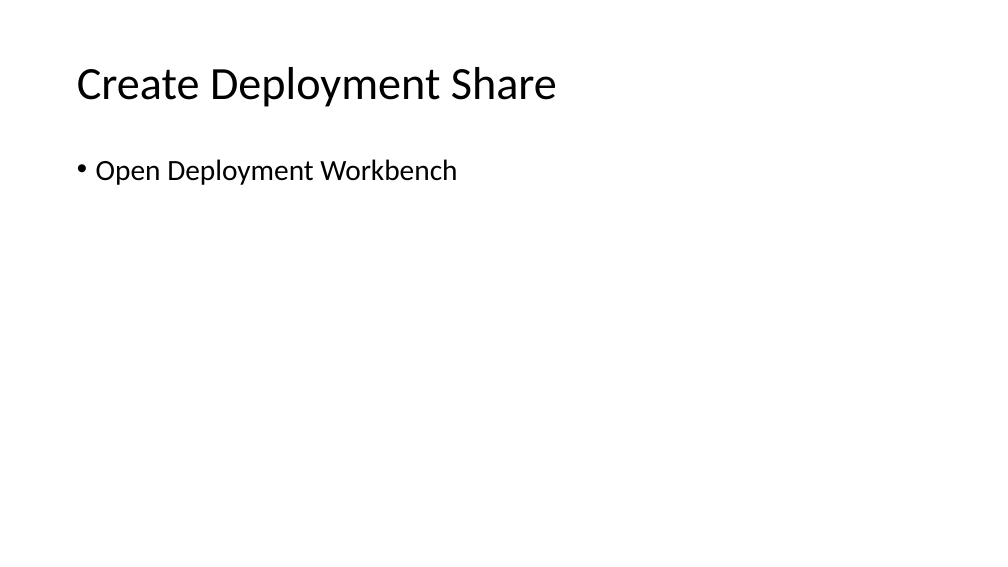
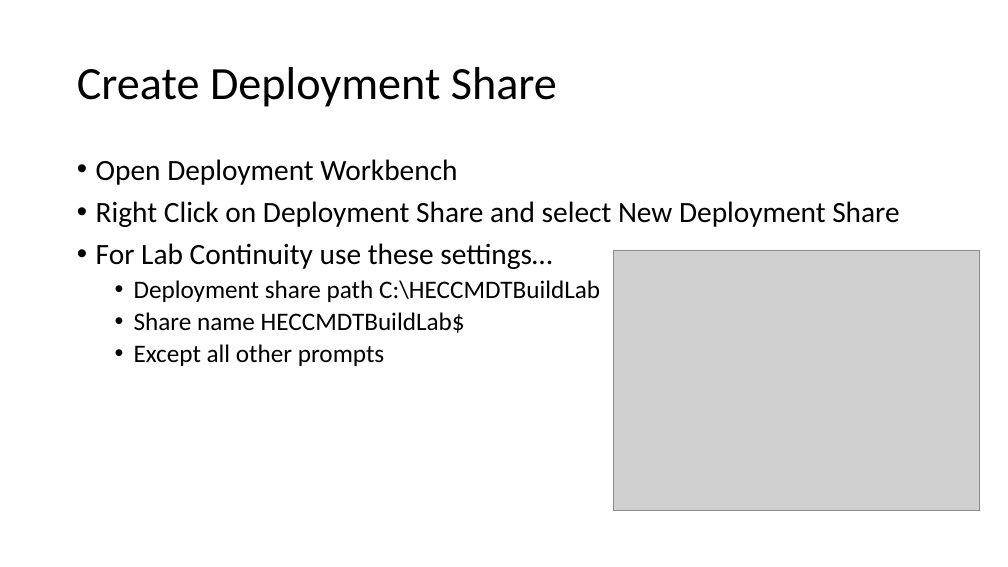
Before and after one commit to fydexx/HECC-2018, a slide deck: slide 7 of Part_01/Section01.pptx. Drawn at 1008x567 pixels with LibreOffice and Linux fonts; fonts in the diff are those of the drawing; grey boxes stand for pictures. Boxes give left, top, right and bottom in pixels: in the first picture for what was removed or moved away, otherwise in the second. Text is boxed around its words. In the diff, an @@ line names an element or a change of style, - is before the commit and + after.

```diff
--- a/Part_01/Section01.pptx
+++ b/Part_01/Section01.pptx
@@ text at box(96, 201, 899, 366): paragraphs added @@
+• Right Click on Deployment Share and select New Deployment Share
+• For Lab Continuity use these settings…
+  • Deployment share path C:\HECCMDTBuildLab
+  • Share name HECCMDTBuildLab$
+  • Except all other prompts
@@ picture added at box(614, 250, 980, 510) @@
```
Also in this commit, not shown: 2 slides added.
